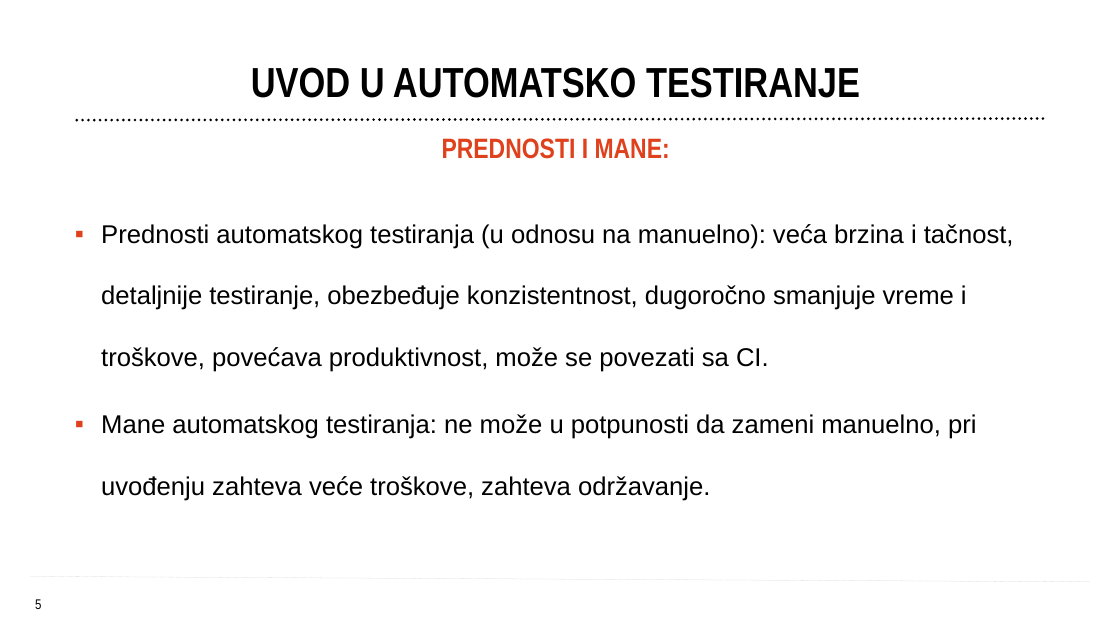
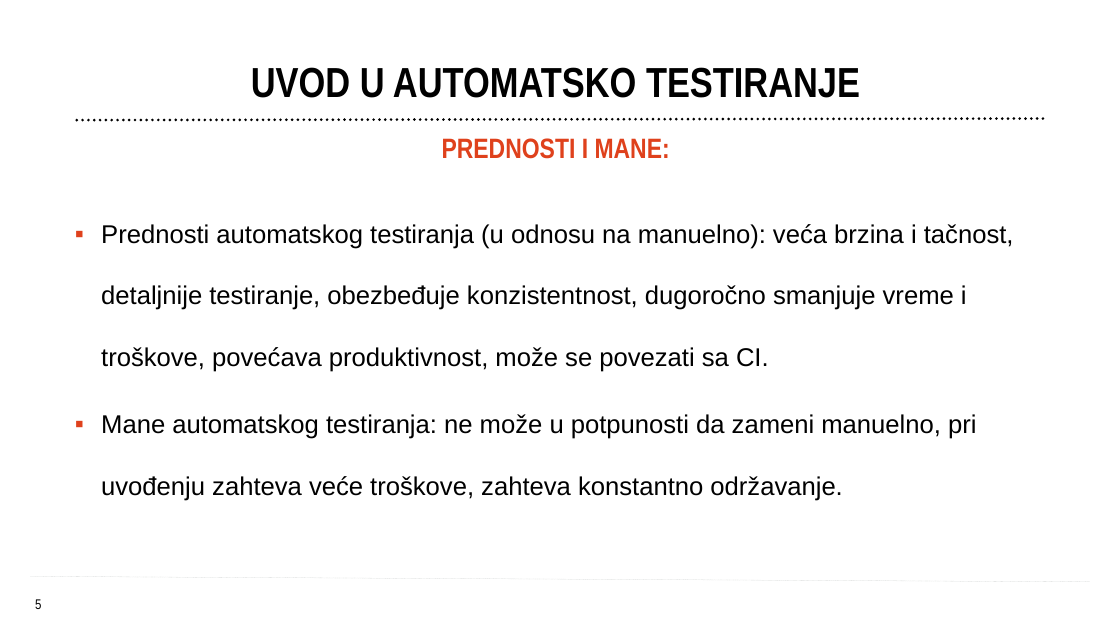
Before and after one commit to endava-training-materials/domaci_zadatak, a slide deck: slide 5 of prezentacije/TA i Selenium osnove - class 1.pptx. Drawn at 1120x630 pixels with LibreOffice and Linux fonts; fonts in the diff are those of the drawing; background and template pictures are left out. Boxes give left, top, right and bottom in pixels: in the first picture for what was removed or moved away, otherwise in the second. Text is boxed around its words. In the diff, an @@ line names an element or a change of style, - is before the commit and + after.

```diff
--- a/prezentacije/TA i Selenium osnove - class 1.pptx
+++ b/prezentacije/TA i Selenium osnove - class 1.pptx
@@ text at <box>101,414,976,501</box>: text changed @@
-  ▪ Mane automatskog testiranja: ne može u potpunosti da zameni manuelno, pri uvođenju zahteva veće troškove, zahteva održavanje.
+  ▪ Mane automatskog testiranja: ne može u potpunosti da zameni manuelno, pri uvođenju zahteva veće troškove, zahteva konstantno održavanje.
```
Also in this commit, not shown: 5 other slides changed, 3 slides removed, 14 other files.
